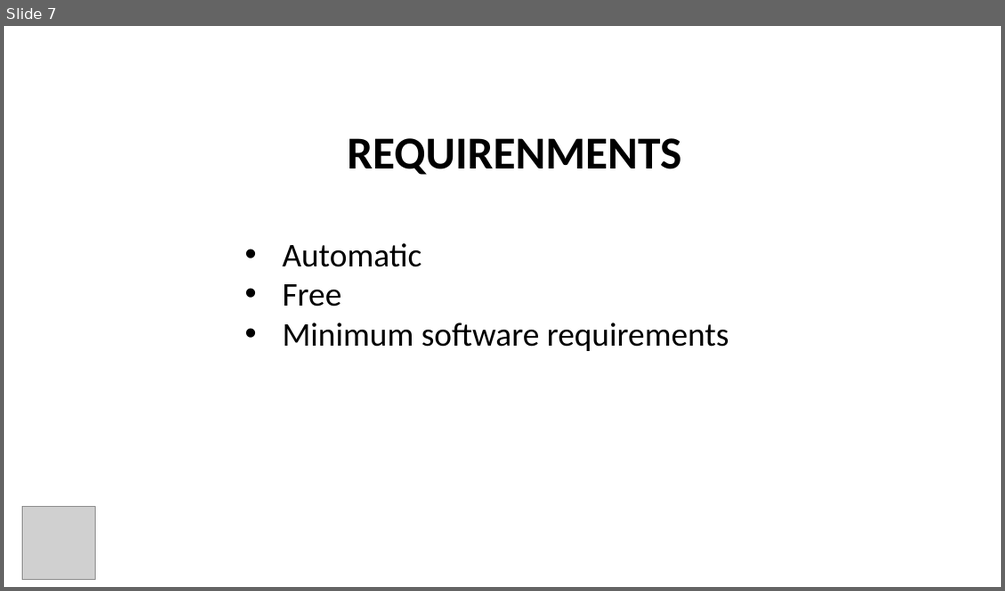
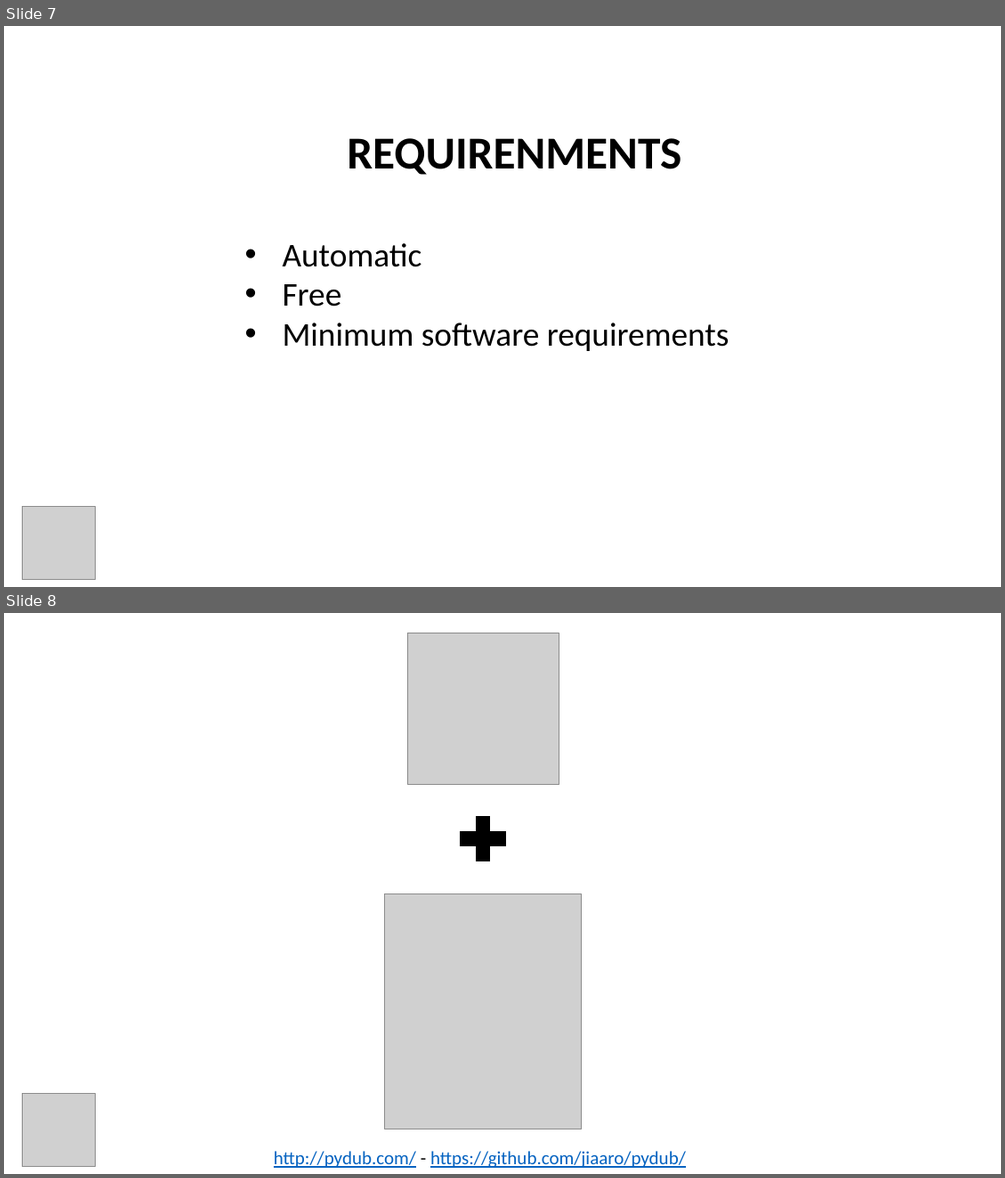
Before and after one commit to dacacioa/appu-slides, a slide deck: appu.pptx. Shown one above the other, each under a label of ours: slide 7 before the commit, slides 7 and 8 after it. The pictures are 1005x591 and 1005x1178 pixels, drawn with LibreOffice and Linux fonts; fonts in the diff are those of the drawing; grey boxes stand for pictures. Boxes give left, top, right and bottom in pixels: in the first picture for what was removed or moved away, otherwise in the second. Text is boxed around its words. In the diff, an @@ line names an element or a change of style, - is before the commit and + after.

```diff
--- a/appu.pptx
+++ b/appu.pptx
@@ slide 8 added at (4, 613, 1001, 1174), background #FFFFFF @@
@@ picture added at (407, 633, 558, 784) @@
@@ plus sign added at (452, 809, 514, 868), fill #000000, outline #000000 1 pt @@
@@ picture added at (384, 893, 582, 1128) @@
@@ picture added at (22, 1094, 96, 1167) @@
@@ text added at (274, 1151, 686, 1167), 18 pt, text #0563C1, underline @@
+http://pydub.com/ - https://github.com/jiaaro/pydub/
```
Also in this commit, not shown: 1 slide changed, 6 other slides added.
